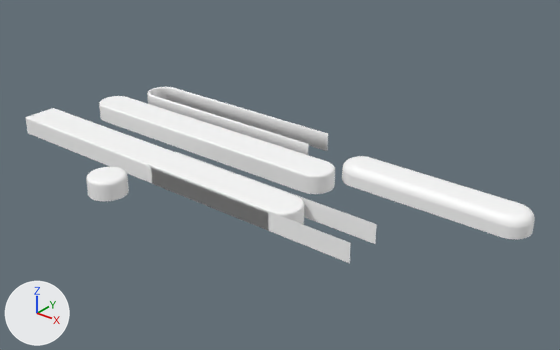
An edit to the Blender file Assets/Models/Originals/UI.blend, drawn before and after from the same camera.
Before and after are seen from a camera (50 mm lens) standing at (28.0, -21.5, 16.5) and looking at (5.9, 6.2, -0.6). The axes (+X, +Y, +Z) are drawn at lower left. The lights are the same throughout. The picture after the commit comes second.

Names of what the first picture shows: 'Button', 'Knob', 'Label', 'Label-Left', 'Label-Left.001', 'Label-Right'.
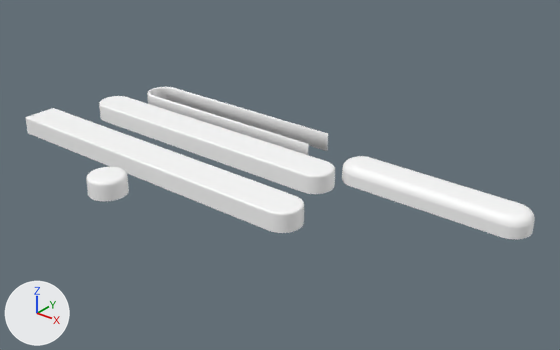
The edits, one by one:
Object 'Label-Left' (ob_label_left) is deleted.

What differs and where, as boxes (x1, y1, x2, y2) in the pictures (560 x 350 px):
'Label-Left', deleted
    before: (149, 152, 377, 263)
